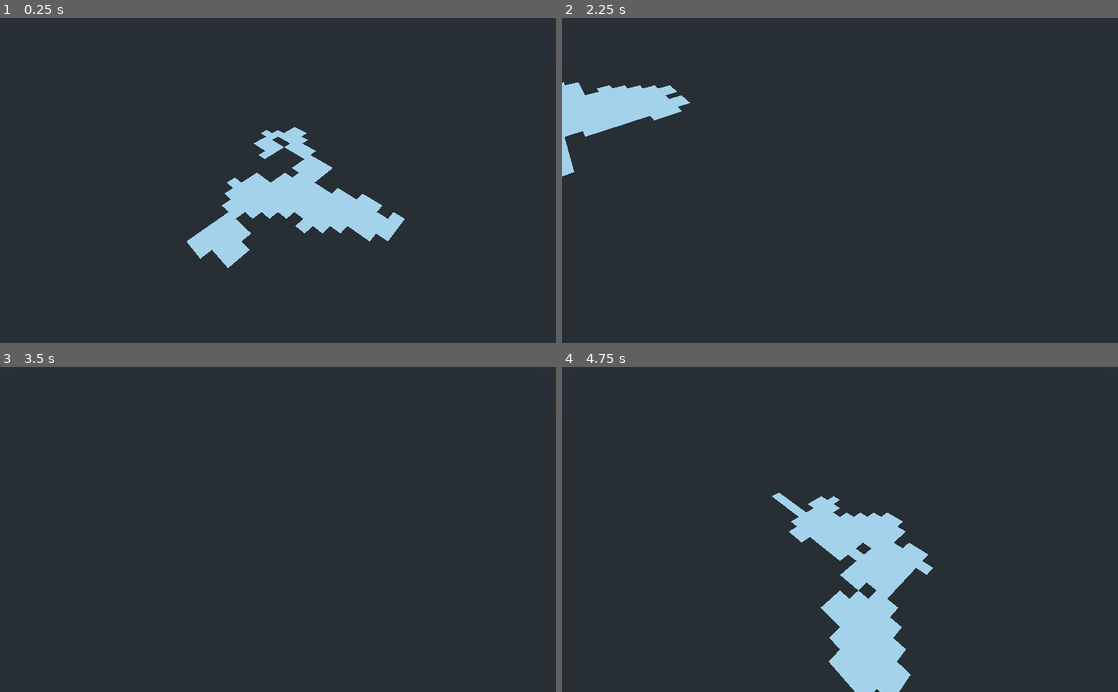
Above: before the commit, frames 1-4 (two rows, left to right).
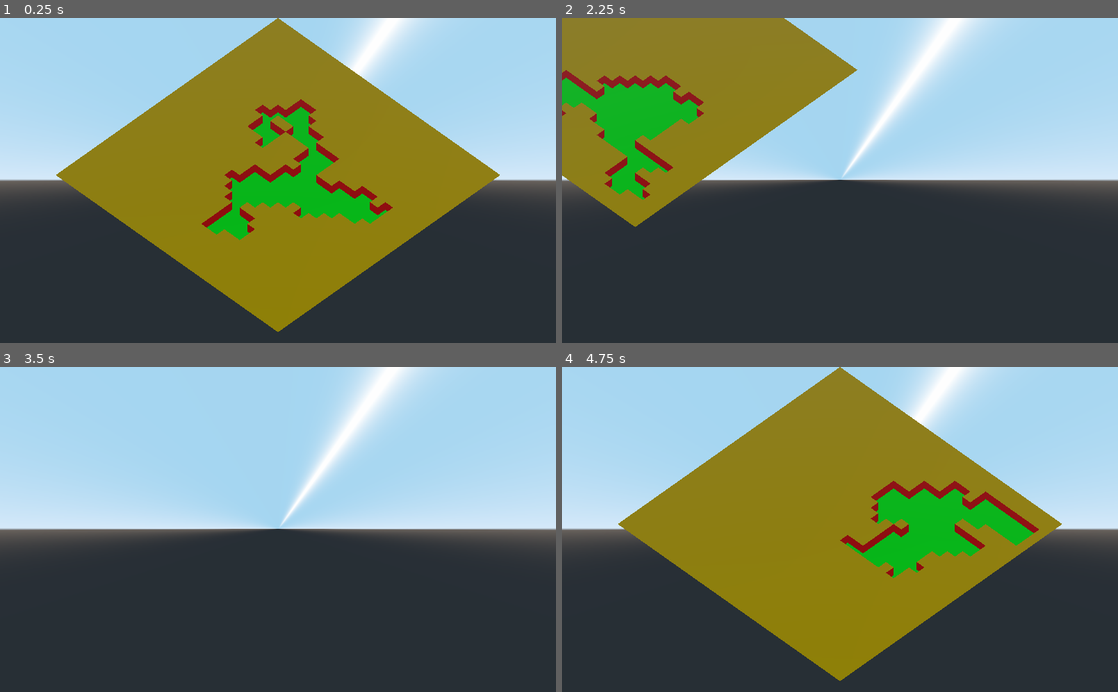
Above: after the commit, the same moments.

Repository: magnanix-dev/GoGodotGameJam3
Game: Godot game, scene res://assets/scenes/world/Generator.tscn
Same seed, same stepped clock (60 frames per second), same inputs: the game is played once before the commit and once after it.
Inputs (mouse positions are in pixels of both pictures, inside the frame that each line leads up to):
- Up to frame 1 (0.25 s): no input
- Up to frame 2 (2.25 s): tap Enter (ui_accept) at 0.5, 0.77, 1.25, 2 s; move the mouse to (962, 164) at 0.52 s; hold D 0.53-1.25 s; tap Q at 0.6, 2.1 s; click (962, 164) at 0.67 s; drag from (728, 196) to (812, 245) at 1.27 s; move the mouse to (895, 109) at 2.02 s; hold D from 2.03 s (still down)
- Up to frame 3 (3.5 s): release D at 2.75 s; drag from (250, 594) to (111, 480) at 2.77 s
- Up to frame 4 (4.75 s): tap Enter (ui_accept) at 3.5, 3.77, 4.25 s; move the mouse to (1006, 578) at 3.52 s; hold A 3.53-4.25 s; tap Q at 3.6 s; drag from (673, 480) to (756, 448) at 4.27 s

The runs differ from the first frame. In frame 1, 69% of the frame differs, in the area x 0-100%, y 0-97%; in frame 2, 53%; in frame 3, 53%; in frame 4, 70%, in the area x 0-100%, y 0-100%.

Commit message:
Initial floor, wall and ceiling mesh generation completed. Normals will need to be adjusted during art phase.

Diff:
--- a/assets/scenes/world/Generator.tscn
+++ b/assets/scenes/world/Generator.tscn
@@ -1,20 +1,54 @@
-[gd_scene load_steps=4 format=2]
+[gd_scene load_steps=6 format=2]
 
 [ext_resource path="res://assets/scripts/world/Generator.gd" type="Script" id=1]
 [ext_resource path="res://assets/scenes/world/Freelook.gd" type="Script" id=2]
 
+[sub_resource type="SpatialMaterial" id=1]
+albedo_color = Color( 0, 1, 0.0862745, 1 )
+metallic = 1.0
+metallic_specular = 1.0
+roughness = 0.5
+ao_enabled = true
+ao_light_affect = 0.0
+ao_on_uv2 = false
+ao_texture_channel = 0
+
 [sub_resource type="SpatialMaterial" id=2]
-albedo_color = Color( 0, 1, 0.0862745, 1 )
+albedo_color = Color( 1, 0.701961, 0, 1 )
+metallic = 1.0
+metallic_specular = 1.0
+roughness = 0.5
+ao_enabled = true
+ao_light_affect = 0.0
+ao_on_uv2 = false
+ao_texture_channel = 0
+
+[sub_resource type="SpatialMaterial" id=3]
+albedo_color = Color( 1, 0, 0, 1 )
+metallic = 1.0
+metallic_specular = 1.0
+roughness = 0.5
+ao_enabled = true
+ao_light_affect = 0.0
+ao_on_uv2 = false
+ao_texture_channel = 0
 
 [node name="Generator" type="Spatial"]
 script = ExtResource( 1 )
-ground_material = SubResource( 2 )
+ground_material = SubResource( 1 )
+ceiling_material = SubResource( 2 )
+wall_material = SubResource( 3 )
 
 [node name="Pivot" type="Spatial" parent="."]
 transform = Transform( 0.707107, 0, 0.707107, 0, 1, 0, -0.707107, 0, 0.707107, 15, 1, 15 )
 
 [node name="Camera" type="Camera" parent="Pivot"]
-transform = Transform( 1, 0, 0, 0, 0.707107, 0.707107, 0, -0.707107, 0.707107, 0, 15, 15 )
+transform = Transform( 1, 0, 0, 0, 0.707107, 0.707107, 0, -0.707107, 0.707107, 0, 45, 45 )
+projection = 1
+size = 30.0
 script = ExtResource( 2 )
 
 [node name="Mesh" type="Node" parent="."]
+
+[node name="OmniLight" type="OmniLight" parent="."]
+transform = Transform( 1, 0, 0, 0, 1, 0, 0, 0, 1, 15, 10, 15 )
--- a/assets/scripts/world/Generator.gd
+++ b/assets/scripts/world/Generator.gd
@@ -15,6 +15,8 @@
 export var walkers_3x_chance = 0.0
 
 export var ground_material : SpatialMaterial
+export var ceiling_material : SpatialMaterial
+export var wall_material : SpatialMaterial
 
 enum tile {ground, ceiling, none}
 var grid
@@ -25,15 +27,17 @@
 
 # Called when the node enters the scene tree for the first time.
 func _ready():
-	randomize()
+	#randomize()
 	#VisualServer.set_debug_generate_wireframes(true)
 	#get_viewport().debug_draw = Viewport.DEBUG_DRAW_WIREFRAME
 	yield(generate_map(), "completed")
 	print("Completed!")
 	var build_meshes = build_map()
 	if build_meshes.size():
-		for build in build_meshes:
-			generate_mesh(build)
+		#for build in build_meshes:
+		generate_mesh(build_meshes[0], ground_material)
+		generate_mesh(build_meshes[1], wall_material)
+		generate_mesh(build_meshes[2], ceiling_material)
 
 func _input(event):
 	if event.is_action_pressed("ui_accept"):
@@ -41,21 +45,24 @@
 
 func generate_map():
 	generate = true
-	grid = array2d(size.x, size.y, tile.none)
+	grid = array2d(size.x, size.y, tile.ceiling)
 	var midpoint = Vector2(ceil(size.x/2), ceil(size.y/2))
 	var walkers = []
 	var removal = []
 	var iterations = 0
 	# Initial Walker:
-	walkers.append(Walker.new(midpoint, Vector2(0, size.x-1), Vector2(0, size.y-1), walkers_distance))
+	walkers.append(Walker.new(midpoint, Vector2(1, size.x-2), Vector2(1, size.y-2), walkers_distance))
 	while generate:
 		iterations += 1
 		for w in walkers:
 			var p = w.step()
-			if p: grid[p.x][p.y] = tile.ground
-			if randf() <= walkers_create_chance and walkers.size() < walkers_maximum:
-				walkers.append(Walker.new(p, Vector2(0, size.x), Vector2(0, size.y), walkers_distance))
-			if randf() <= walkers_delete_chance:
+			if p:
+				grid[p.x][p.y] = tile.ground
+				if randf() <= walkers_create_chance and walkers.size() < walkers_maximum:
+					walkers.append(Walker.new(p, Vector2(1, size.x-2), Vector2(1, size.y-2), walkers_distance))
+				if randf() <= walkers_delete_chance:
+					removal.append(w)
+			else:
 				removal.append(w)
 		if removal.size():
 			for w in removal:
@@ -73,35 +80,56 @@
 	if count_ground() <= ground_minimum:
 		print("Failed! - Restarting!")
 		yield(generate_map(), "completed")
-#	for x in range(1, size.x-1):
-#		for y in range(1, size.y-1):
-#			if grid[x][y] == tile.ground:
-#				# check surrounds
+	for x in range(1, size.x-1):
+		for y in range(1, size.y-1):
+			if grid[x][y] == tile.none:
+				if grid[x-1][y-1] == tile.ground || grid[x][y-1] == tile.ground || grid[x+1][y-1] == tile.ground || grid[x-1][y] == tile.ground || grid[x+1][y] == tile.ground || grid[x-1][y+1] == tile.ground || grid[x][y+1] == tile.ground || grid[x+1][y+1] == tile.ground:
+					grid[x][y] = tile.ceiling
 	yield(get_tree(), "idle_frame")
 
 func build_map():
 	var ground_verts = PoolVector3Array()
 	var wall_verts = PoolVector3Array()
 	var ceiling_verts = PoolVector3Array()
-	for x in range(size.x):
-		for y in range(size.y):
+	for x in range(0, size.x-1):
+		for y in range(0, size.y-1):
 			match grid[x][y]:
 				tile.ground:
 					var z = 0
 					ground_verts.append(Vector3(x, z, y))
-					ground_verts.append(Vector3((x + 1), z, y))
-					ground_verts.append(Vector3((x + 1), z, (y + 1)))
-					ground_verts.append(Vector3(x, z, (y + 1)))
+					ground_verts.append(Vector3(x + 1, z, y))
+					ground_verts.append(Vector3(x + 1, z, y + 1))
+					ground_verts.append(Vector3(x, z, y + 1))
 				tile.ceiling:
 					var z = 1
 					ceiling_verts.append(Vector3(x, z, y))
-					ceiling_verts.append(Vector3((x + 1), z, y))
-					ceiling_verts.append(Vector3((x + 1), z, (y + 1)))
-					ceiling_verts.append(Vector3(x, z, (y + 1)))
+					ceiling_verts.append(Vector3(x + 1, z, y))
+					ceiling_verts.append(Vector3(x + 1, z, y + 1))
+					ceiling_verts.append(Vector3(x, z, y + 1))
+					if grid[x][y-1] == tile.ground:
+						wall_verts.append(Vector3(x + 1, z - 1, y))
+						wall_verts.append(Vector3(x + 1, z, y))
+						wall_verts.append(Vector3(x, z, y))
+						wall_verts.append(Vector3(x, z - 1, y))
+					if grid[x][y+1] == tile.ground:
+						wall_verts.append(Vector3(x, z - 1, y + 1))
+						wall_verts.append(Vector3(x, z, y + 1))
+						wall_verts.append(Vector3(x + 1, z, y + 1))
+						wall_verts.append(Vector3(x + 1, z - 1, y + 1))
+					if grid[x-1][y] == tile.ground:
+						wall_verts.append(Vector3(x, z - 1, y))
+						wall_verts.append(Vector3(x, z, y))
+						wall_verts.append(Vector3(x, z, y + 1))
+						wall_verts.append(Vector3(x, z - 1, y + 1))
+					if grid[x+1][y] == tile.ground:
+						wall_verts.append(Vector3(x + 1, z - 1, y + 1))
+						wall_verts.append(Vector3(x + 1, z, y + 1))
+						wall_verts.append(Vector3(x + 1, z, y))
+						wall_verts.append(Vector3(x + 1, z - 1, y))
 
 	return [ground_verts, wall_verts, ceiling_verts]
 
-func generate_mesh(verts):
+func generate_mesh(verts, material = null):
 	var mesh_instance = MeshInstance.new()
 	meshes.add_child(mesh_instance)
 	var mesh = ArrayMesh.new()
@@ -138,7 +166,7 @@
 	# Create mesh surface from mesh array.
 	mesh.add_surface_from_arrays(Mesh.PRIMITIVE_TRIANGLES, arr)
 	mesh_instance.mesh = mesh
-	#mesh_instance.material_override = ground_material
+	if material != null: mesh_instance.material_override = material
 	#mesh_instance.create_trimesh_collision()
 	#mesh_instance.visible = true
 
--- a/assets/scripts/world/Walker.gd
+++ b/assets/scripts/world/Walker.gd
@@ -30,15 +30,18 @@
 func step():
 	if randf() <= turn_chance or dist >= max_dist:
 		change_direction()
-	var target = pos + dir
-	#print(target.x, ", ", target.y)
-	if not out_of_bounds(target):
-		dist += 1
-		pos = target
-		return pos
+	if pos:
+		var target = pos + dir
+		#print(target.x, ", ", target.y)
+		if not out_of_bounds(target):
+			dist += 1
+			pos = target
+			return pos
+		else:
+			change_direction()
+			step()
 	else:
-		change_direction()
-		step()
+		return false
 
 func change_direction():
 	var turn = direction[dir].duplicate()
@@ -49,9 +52,12 @@
 		dir = turn.pop_front()
 
 func out_of_bounds(target):
-	var _x = target.x
-	var _y = target.y
-	if _x <= x.min || _x >= x.max || _y <= y.min || _y >= y.max:
-		return true
+	if target:
+		var _x = target.x
+		var _y = target.y
+		if _x <= x.min || _x >= x.max || _y <= y.min || _y >= y.max:
+			return true
+		else:
+			return false
 	else:
 		return false
